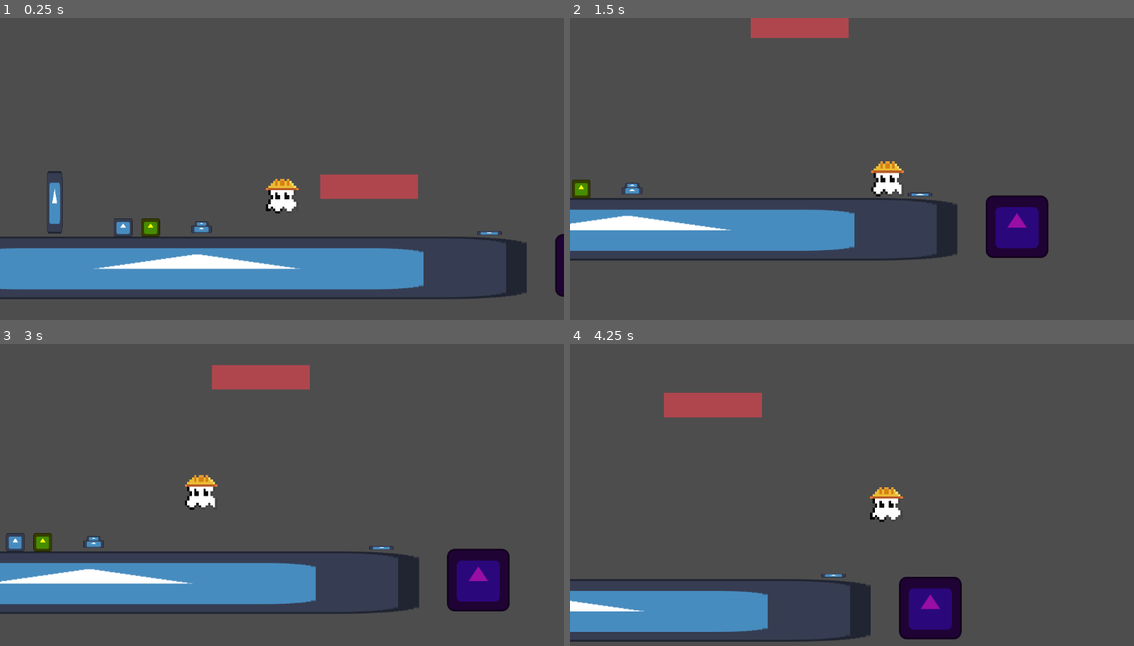
Above: before the commit, frames 1-4 (two rows, left to right).
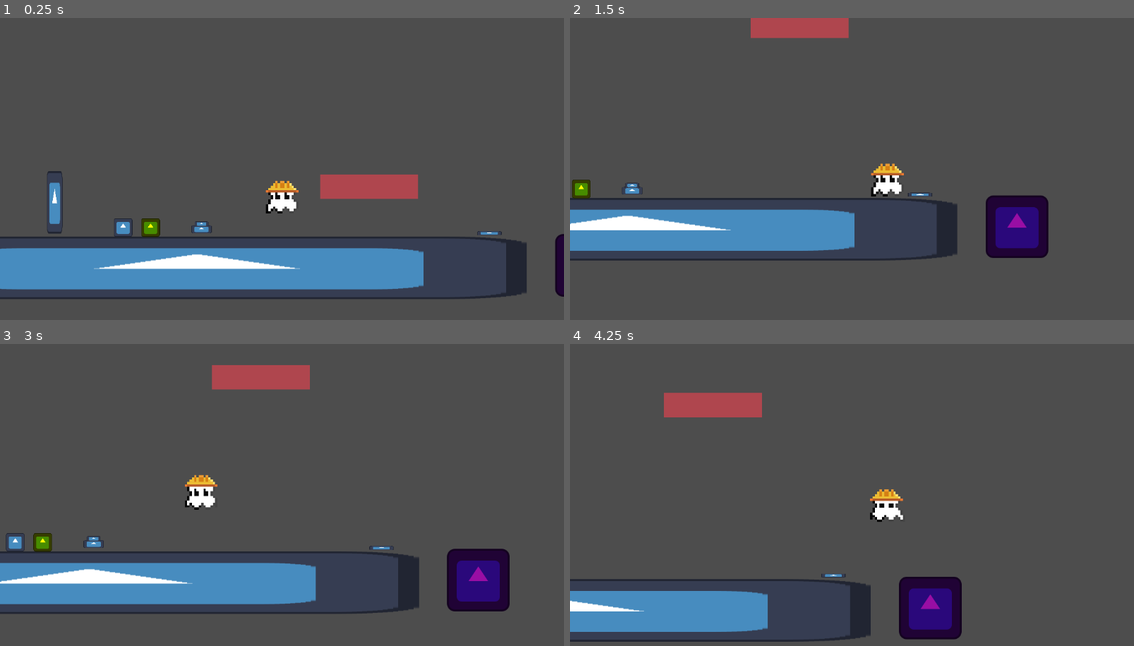
Above: after the commit, the same moments.

Repository: Monczak/warsztatyletni2025
Game: Godot game, scene res://src/Root.tscn
Two runs of this game, one before a commit and one after it. Both use one fixed random seed, a clock stepped at 60 frames per second and the inputs below. The engine's default icon, where the game draws it, is replaced by a stand-in: a white triangle on a blue panel in a dark square.
Inputs (mouse positions are in pixels of both pictures, inside the frame that each line leads up to):
- Up to frame 1 (0.25 s): no input
- Up to frame 2 (1.5 s): move the mouse to (976, 159) at 0.52 s; hold Right (MoveRight) from 0.53 s (still down); tap Z (Interact) at 0.6, 1.35 s; click (976, 159) at 0.67 s; tap Up (Jump) at 0.77 s; move the mouse to (739, 193) at 1.27 s
- Up to frame 3 (3 s): tap Up (Jump) at 1.52 s; move the mouse to (338, 431) at 2.02 s; release Right (MoveRight) at 2.03 s; hold Left (MoveLeft) 2.03-2.78 s; tap Z (Interact) at 2.1, 2.85 s; move the mouse to (253, 564) at 2.77 s; hold Right (MoveRight) from 2.78 s (still down); click (253, 564) at 2.92 s
- Up to frame 4 (4.25 s): keep holding Right (MoveRight); tap Up (Jump) at 3.02, 3.77 s; move the mouse to (1021, 549) at 3.52 s; tap Z (Interact) at 3.6 s

The runs differ from the first frame. In frame 1, 0.2% of the frame differs, in the area x 47-53%, y 53-65%; in frame 2, 0.2%, in the area x 53-60%, y 47-60%; in frame 3, less than 0.1%; in frame 4, 0.2%.

Commit message:
Improve Player animation

Diff:
--- a/src/objects/Player.gd
+++ b/src/objects/Player.gd
@@ -8,7 +8,8 @@
 @export var jump_gravity_multiplier := 0.6
 @export var fall_gravity_multiplier := 2.2
 
-@export var animation_speed := 5.0
+@export var animation_speed_idle := 5.0
+@export var animation_speed_full_speed := 5.0
 
 @onready var sprite: Sprite2D = $Sprite2D
 @onready var grab_point: Node2D = $GrabPoint
@@ -21,6 +22,11 @@
 var _apply_impulse_velocity := false
 
 var _controls_enabled := true
+
+var _current_frame = 0
+var _last_frame_change_time = 0
+
+var _facing_right = true
 
 
 func _calculate_gravity() -> Vector2:
@@ -84,8 +90,20 @@
 
 func _animate_sprite() -> void:
     var time = Time.get_ticks_msec() / 1000.0
-    var frame = (floor(time * animation_speed) as int) % 5
-    sprite.frame = frame
+    var vel_ratio = inverse_lerp(0, max_speed, abs(velocity.x))
+    var anim_speed = lerp(animation_speed_idle, animation_speed_full_speed, vel_ratio)
+
+    if velocity.x < -0.01:
+        _facing_right = false
+    elif velocity.x > 0.01:
+        _facing_right = true
+
+    if time - _last_frame_change_time > 1.0 / anim_speed:
+        _current_frame += -1 if _facing_right else 1
+        _current_frame = (_current_frame + 5) % 5
+        sprite.frame = _current_frame
+        _last_frame_change_time = time
+
 
 
 func _physics_process(delta: float) -> void:
--- a/src/objects/Player.tscn
+++ b/src/objects/Player.tscn
@@ -1,7 +1,7 @@
 [gd_scene load_steps=5 format=3 uid="uid://cc54w6n5ncad1"]
 
 [ext_resource type="Script" path="res://src/objects/Player.gd" id="1_7ey65"]
-[ext_resource type="Texture2D" uid="uid://bbxswxabw5g4q" path="res://images/Ghost/Ghost.png" id="2_vclgv"]
+[ext_resource type="Texture2D" uid="uid://dlkmnkpb2xxfu" path="res://images/Ghost.png" id="2_vclgv"]
 
 [sub_resource type="CapsuleShape2D" id="CapsuleShape2D_buivh"]
 radius = 37.0
@@ -15,7 +15,8 @@
 platform_on_leave = 1
 script = ExtResource("1_7ey65")
 max_speed = 400.0
-animation_speed = 10.0
+animation_speed_idle = 7.0
+animation_speed_full_speed = 15.0
 
 [node name="Sprite2D" type="Sprite2D" parent="."]
 scale = Vector2(4.75, 4.75)
Binary file added: images/Ghost.png
Not shown, changed: images/Ghost.png.import
Binary file removed: images/Ghost/Ghost.png
Not shown, removed: images/Ghost/Ghost.png.import
Binary file removed: images/Ghost/Ghost1.png
Not shown, removed: images/Ghost/Ghost1.png.import
Binary file removed: images/Ghost/Ghost2.png
Not shown, removed: images/Ghost/Ghost2.png.import
Binary file removed: images/Ghost/Ghost3.png
Not shown, removed: images/Ghost/Ghost3.png.import
Binary file removed: images/Ghost/Ghost4.png
Not shown, removed: images/Ghost/Ghost4.png.import
(and 1 more such lines)
